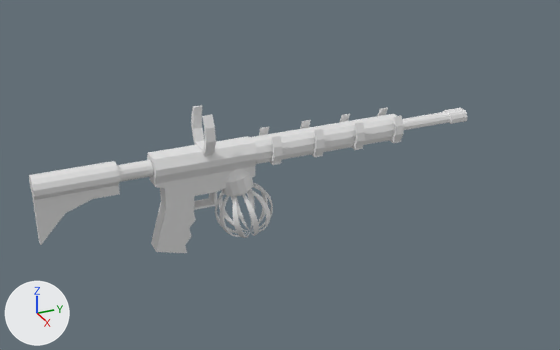
The FBX model Defenders/Assets/Player/WeaponStuff/Tier1 Weapons/AssaultRifle/AssaultRifleFinalAlt.fbx, before and after one commit.
Camera for both pictures: a 50 mm camera at (71.2, -23.4, 28.3) aimed at (-0.8, 9.0, -7.7). The lights are fixed; the arrows at lower left show +X, +Y and +Z. Where no turn or scale is listed for an object, it has been applied to the vertices.
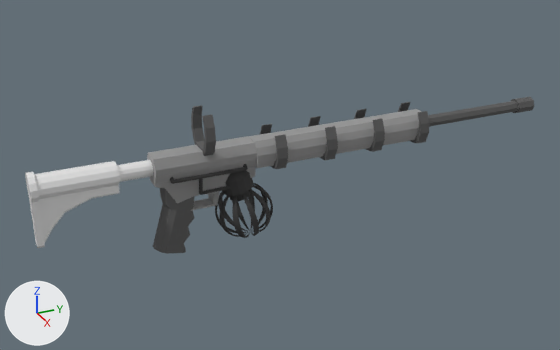
Changed parts and their boxes (x1, y1, x2, y2) in the pictures (560 x 350 px):
'Cube', reshaped (36% shorter): before (147, 136, 257, 253); after (147, 136, 257, 211)
'GunBarrel', reshaped, moved, rescaled (20% narrower): before (249, 108, 467, 164); after (248, 109, 422, 168)
'Cylinder.001', reshaped: before (29, 160, 153, 245); after (25, 160, 153, 248)
'BarrelDecal', recoloured, moved, rescaled (16% wider, 15% taller): before (259, 107, 404, 165); after (260, 102, 429, 169)
'Cube.001', added: after (153, 188, 195, 254)
'Sphere', recoloured (grey to black): (215, 183, 273, 238) in both
'Cylinder.002', added: after (428, 97, 534, 127)
'Sight', recoloured: (191, 105, 216, 156) in both
'Cylinder', recoloured (grey to black): (222, 169, 254, 201) in both
'BezierCurve.001', added: after (170, 164, 248, 184)
'BezierCurve', added: after (199, 178, 231, 195)
part 1 of me_cube_005, cut back: before (151, 173, 231, 253); after (195, 173, 231, 204)
part 2 of me_cube_005, recoloured: (147, 136, 257, 210) in both
part 4 of me_cylinder_003, built on: before (29, 170, 120, 245); after (25, 170, 120, 248)

The change, as a list of edits to the scene's bpy script:
```text
Change me_cylinder_004:
    where me_cylinder_004.from_pydata(...)  # 84 vertices, 72 faces; spans x -1.72..1.72, y -2.17..1.66, z -0.42..3.14
    add me_cylinder_004.materials.append(mat_darkest)  # black #3b3b3b
Change me_cylinder_003:
    remove me_cylinder_003.from_pydata(...)  # 80 vertices, 68 faces; spans x -1.28..1.28, y -10.0..1.76, z -6.0..1.31
    add me_cylinder_003.from_pydata(...)  # 148 vertices, 133 faces; spans x -1.55..1.55, y -10.3..1.76, z -6.25..1.59
    me_cylinder_003 part 4: 8 vertices moved from x -0.6..0.6, y -10.0..-1.76, z -3.0..-1.0 to x -0.6..0.6, y -8.63..-1.76, z -2.8..-1.0; 11 vertices removed from x -1.28..1.28, y -10.0, z -6.0..1.31; 79 vertices added at x -1.55..1.55, y -10.3..-1.76, z -6.25..1.59
    add me_cylinder_003.materials.append(mat_stock)  # white #e7e7e7
Change me_cube_005:
    remove me_cube_005.from_pydata(...)  # 124 vertices, 122 faces; spans x -1.6..1.6, y -6.62..4.8, z -10.49..1.0
    add me_cube_005.from_pydata(...)  # 88 vertices, 86 faces; spans x -1.6..1.6, y -6.2..4.8, z -5.57..1.0
    me_cube_005 part 1
    36 vertices are removed from x -1.0..1.0, y -6.62..-2.08, z -10.49..-4.7
    38 faces are deleted
    4 vertices move from x -1.0..1.0, y 0.23..0.4, z -3.87 to x -1.0..1.0, y 0.03..0.7, z -4.17..-3.87
    2 new faces join them
    me_cube_005 part 2: 84 faces spanning x -1.6..1.6, y -6.2..4.8, z -5.57..1.0 switch from no material to mat_body (light grey #c0c0c0)
Change me_sphere_002:
    where me_sphere_002.from_pydata(...)  # 640 vertices, 640 faces; spans x -3.18..3.18, y -3.12..3.12, z -3.04..3.04
    add me_sphere_002.materials.append(mat_darkest)  # black #3b3b3b
Change me_cube_002:
    remove me_cube_002.from_pydata(...)  # 60 vertices, 52 faces; spans x -1.5..1.5, y -9.0..18.3, z -0.9..1.5
    add me_cube_002.from_pydata(...)  # 30 vertices, 22 faces; spans x -1.5..1.5, y -9.0..9.0, z -0.9..1.5
    me_cube_002 part 3
    40 vertices are removed from x -1.0..1.0, y 9.0..18.3, z -0.3..0.9
    51 faces are deleted
    10 new vertices lie (0.0, 1.2, 0.0) away from vertices in x -1.5..1.5, y -9.0, z -0.9..1.5
    21 new faces join them
    add me_cube_002.materials.append(mat_body)  # light grey #c0c0c0
Change me_cube_011:
    where me_cube_011.from_pydata(...)  # 64 vertices, 63 faces; spans x -2.4..2.4, y -0.5..0.5, z -4.02..0.5
    add me_cube_011.materials.append(mat_decal)  # dark grey #5c5c5c
Change me_cube_010:
    where me_cube_010.from_pydata(...)  # 176 vertices, 172 faces; spans x -2.1..2.1, y -7.5..8.5, z -1.1..2.0
    add me_cube_010.materials.append(mat_decal)  # dark grey #5c5c5c
Change ob_gunbarrel:
    ob_gunbarrel.location: (0.0, 14.31, -4.03) -> (0.0, 15.93, -4.25)
    ob_gunbarrel.scale: (1.0, 1.0, 1.0) -> (1.18, 1.18, 1.18)
Change ob_barreldecal:
    ob_barreldecal.location: (0.0, 14.5, -4.0) -> (0.0, 16.15, -4.22)
    ob_barreldecal.scale: (1.0, 1.0, 1.0) -> (1.18, 1.18, 1.18)
Add ob_cube_001:
    ob_cube_001 = bpy.data.objects.new('Cube.001', me_cube_001)  # 70 vertices, 62 faces; spans x -1.28..1.28, y -6.62..-2.08, z -10.49..-2.37; in mat_decal (dark grey #5c5c5c)
    ob_cube_001.location = (0.0, 0.5, -3.5)
Add ob_cylinder_002:
    ob_cylinder_002 = bpy.data.objects.new('Cylinder.002', me_cylinder)  # 56 vertices, 50 faces; spans x -1.2..1.2, y -0.7..15.6, z -1.2..1.2; in mat_decal (dark grey #5c5c5c)
    ob_cylinder_002.location = (0.0, 27.17, -3.86)
Add ob_beziercurve:
    ob_beziercurve = bpy.data.objects.new('BezierCurve', me_beziercurve)  # 300 vertices, 288 faces; spans x -1.69..1.69, y -1.2..3.0, z -7.2..-5.01; in mat_darkest (black #3b3b3b)
    ob_beziercurve.location = (0.0, 0.0, 0.0)
Add ob_beziercurve_001:
    ob_beziercurve_001 = bpy.data.objects.new('BezierCurve.001', me_beziercurve_001)  # 1176 vertices, 1152 faces; spans x -1.72..1.72, y -4.19..4.19, z -5.25..-4.21; in mat_darkest (black #3b3b3b)
    ob_beziercurve_001.location = (0.0, 0.0, 0.0)
```
